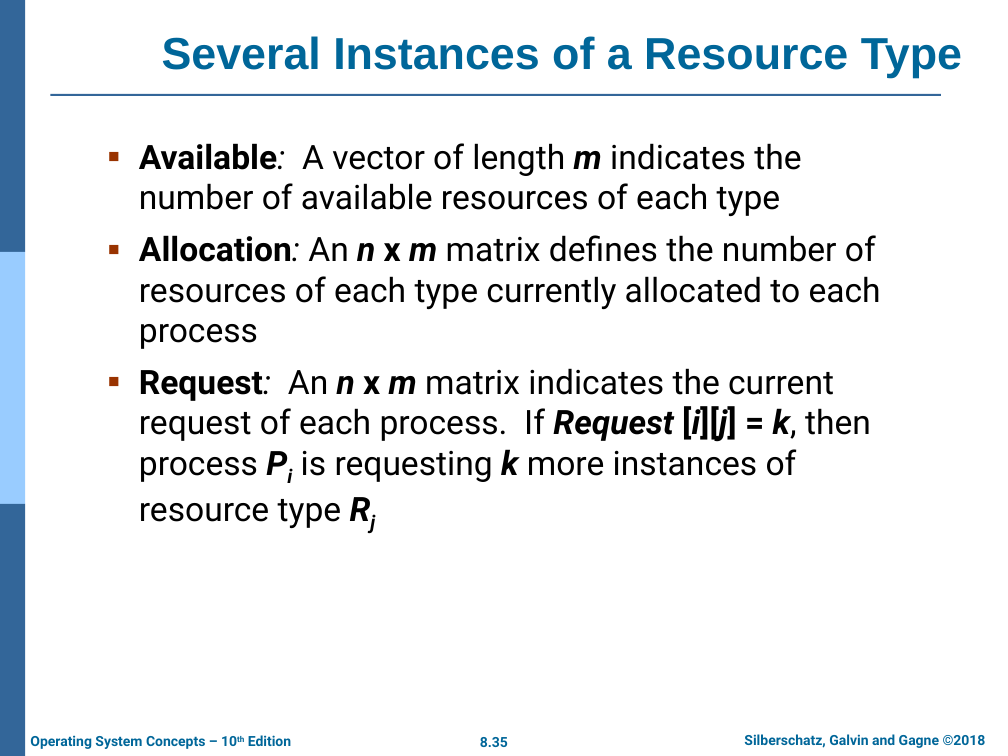
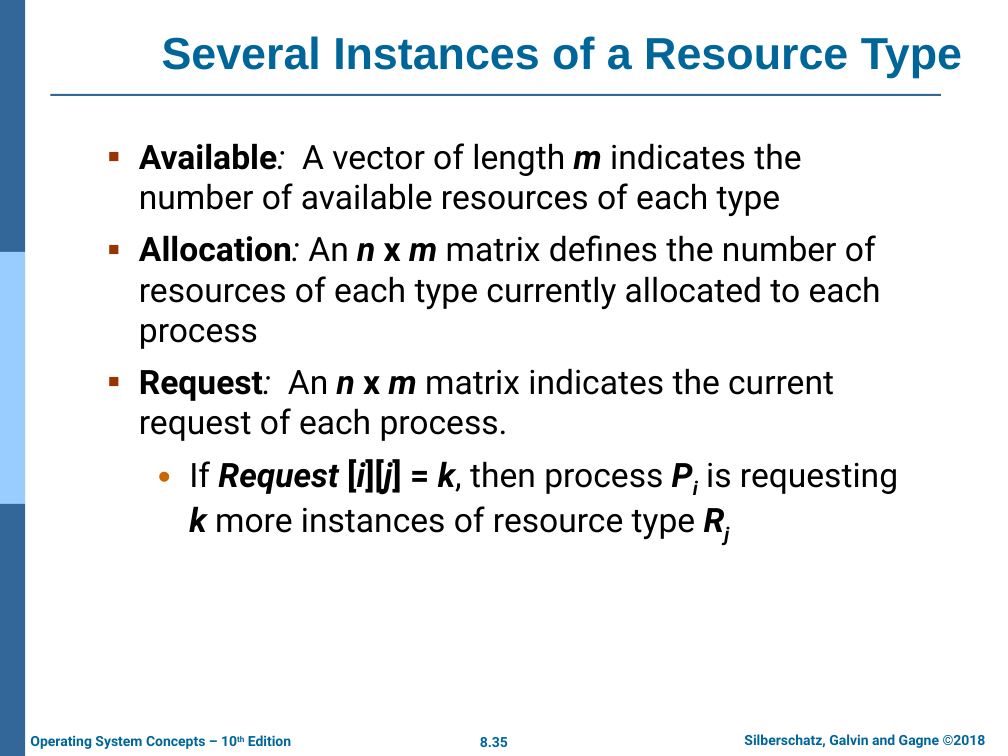
Before and after one commit to chriswjh/chriswjh.github.io, a slide deck: slide 35 of OSu/Chap08.pptx. Drawn at 1008x756 pixels with LibreOffice and Linux fonts; fonts in the diff are those of the drawing; background and template pictures are left out. Boxes give left, top, right and bottom in pixels: in the first picture for what was removed or moved away, otherwise in the second. Text is boxed around its words. In the diff, an @@ line names an element or a change of style, - is before the commit and + after.

```diff
--- a/OSu/Chap08.pptx
+++ b/OSu/Chap08.pptx
@@ text at box(139, 368, 898, 539): text changed @@
-▪ Request: An n x m matrix indicates the current request of each process. If Request [i][j] = k, then process Pi is requesting k more instances of resource type Rj
+▪ Request: An n x m matrix indicates the current request of each process.
+  • If Request [i][j] = k, then process Pi is requesting k more instances of resource type Rj
```
Also in this commit, not shown: 1 other slide changed, 2 other files.
